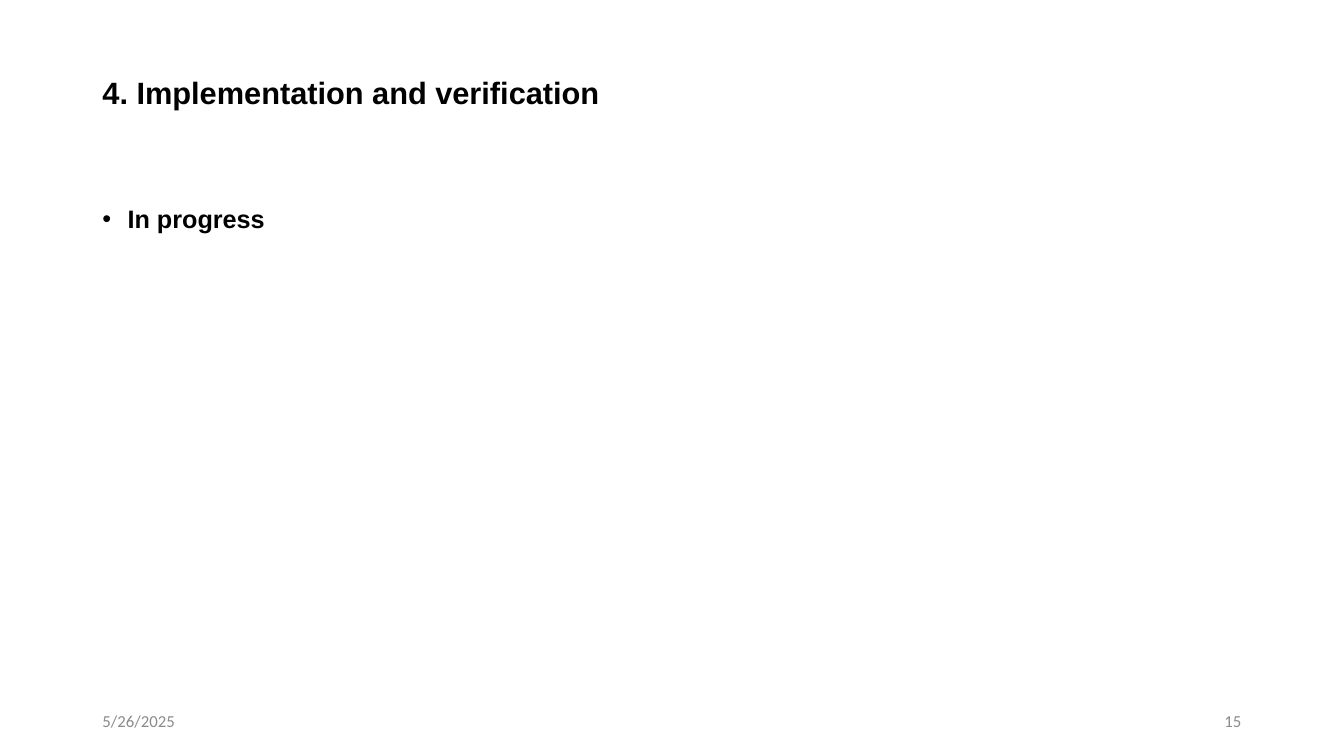
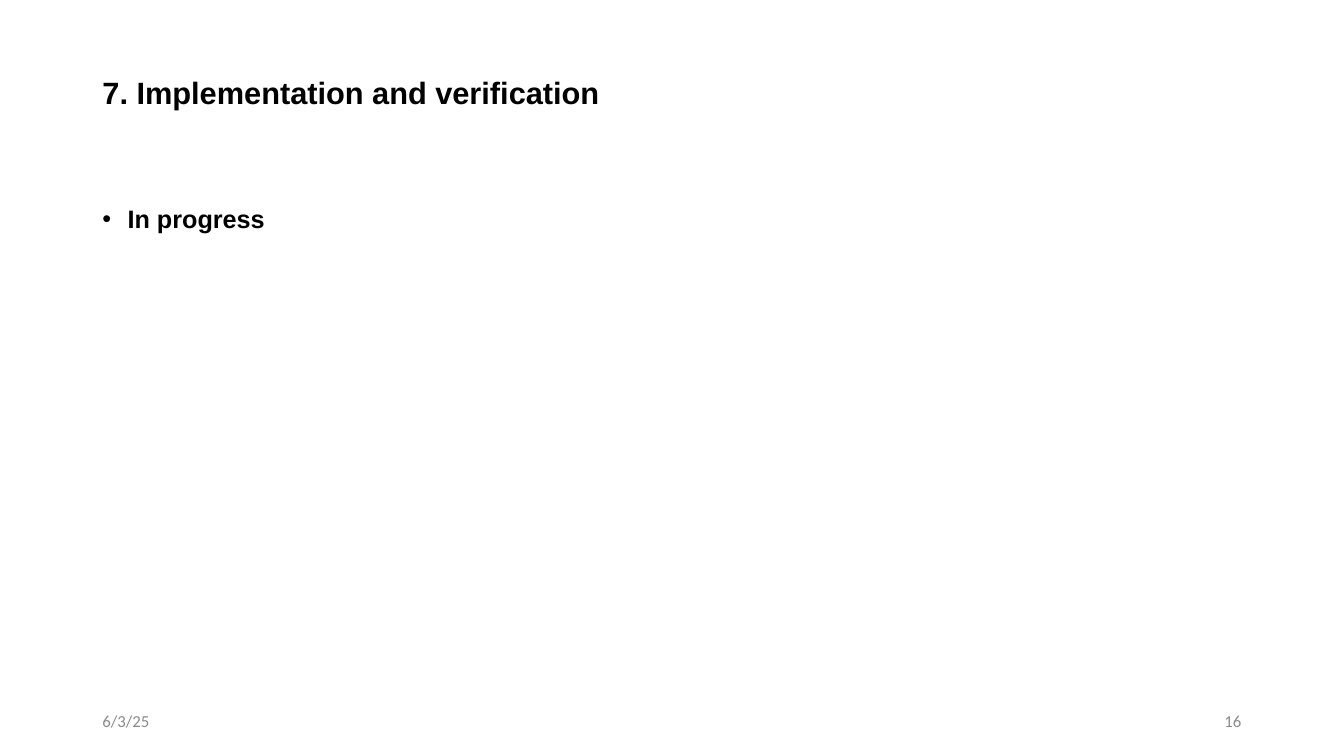
Before and after one commit to taikt/codefun, a slide deck: slide 16 of cpp/pattern/dispatcher_copilot/doc/sw_task.pptx (slide 15 before the commit). Drawn at 1344x756 pixels with LibreOffice and Linux fonts; fonts in the diff are those of the drawing. Boxes give left, top, right and bottom in pixels: in the first picture for what was removed or moved away, otherwise in the second. Text is boxed around its words. In the diff, an @@ line names an element or a change of style, - is before the commit and + after.

```diff
--- a/cpp/pattern/dispatcher_copilot/doc/sw_task.pptx
+++ b/cpp/pattern/dispatcher_copilot/doc/sw_task.pptx
@@ title at bbox=[102, 81, 599, 110]: text changed @@
-4. Implementation and verification
+7. Implementation and verification
@@ text at bbox=[102, 715, 149, 728]: text changed @@
-5/26/2025
+6/3/25
@@ page number at bbox=[1224, 716, 1241, 727]: text changed @@
-15
+16
```
Also in this commit, not shown: 15 other slides changed, 1 slide added.
